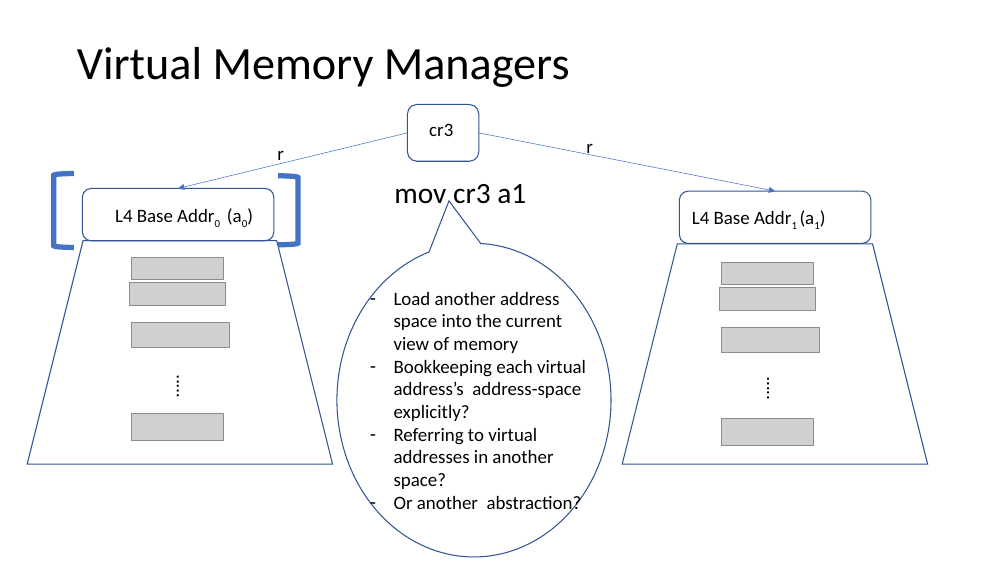
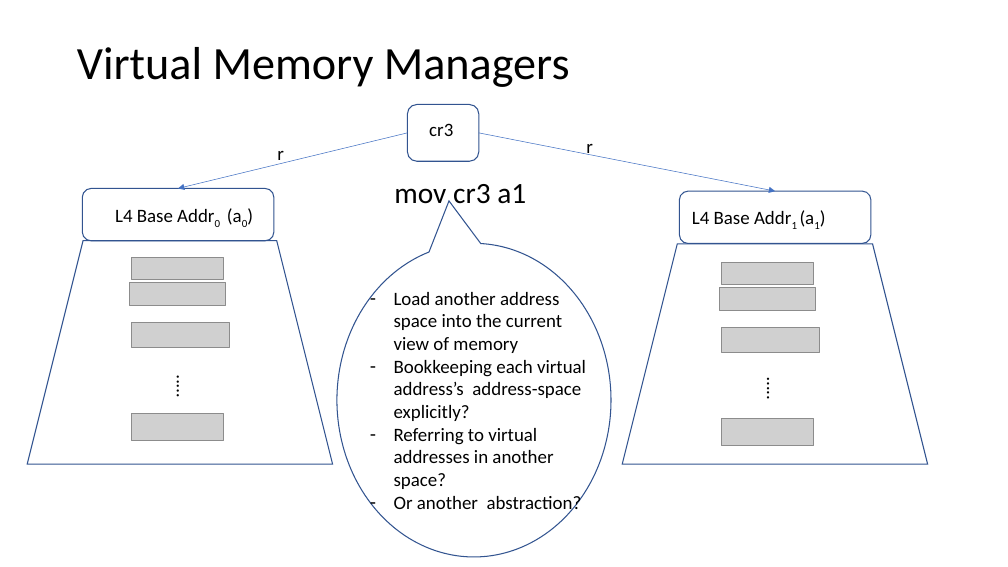
Before and after one commit to Contingent-Systems/vkern_paper, a slide deck: slide 12 of loca_virt_draft.pptx. Drawn at 1008x567 pixels with LibreOffice and Linux fonts; fonts in the diff are those of the drawing; grey boxes stand for pictures. Boxes give left, top, right and bottom in pixels: in the first picture for what was removed or moved away, otherwise in the second. Text is boxed around its words. In the diff, an @@ line names an element or a change of style, - is before the commit and + after.

```diff
--- a/loca_virt_draft.pptx
+++ b/loca_virt_draft.pptx
@@ left bracket removed at box(54, 174, 73, 248) @@
@@ right bracket removed at box(278, 176, 298, 245) @@
```
Also in this commit, not shown: 7 other slides changed.
